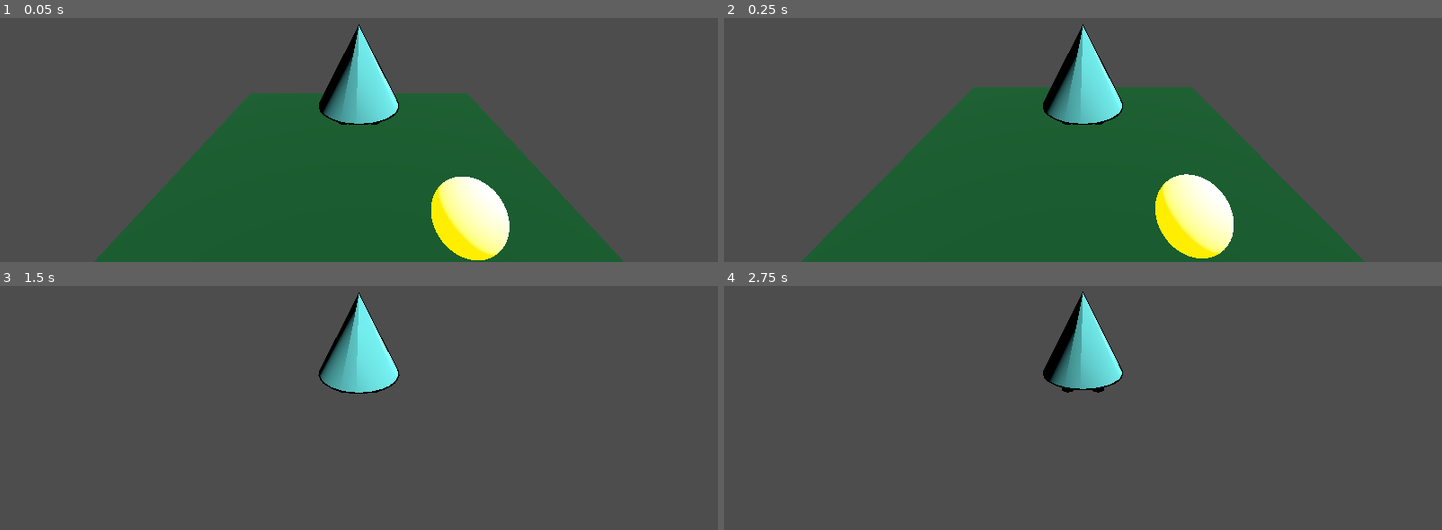
Above: before the commit, frames 1-4 (two rows, left to right).
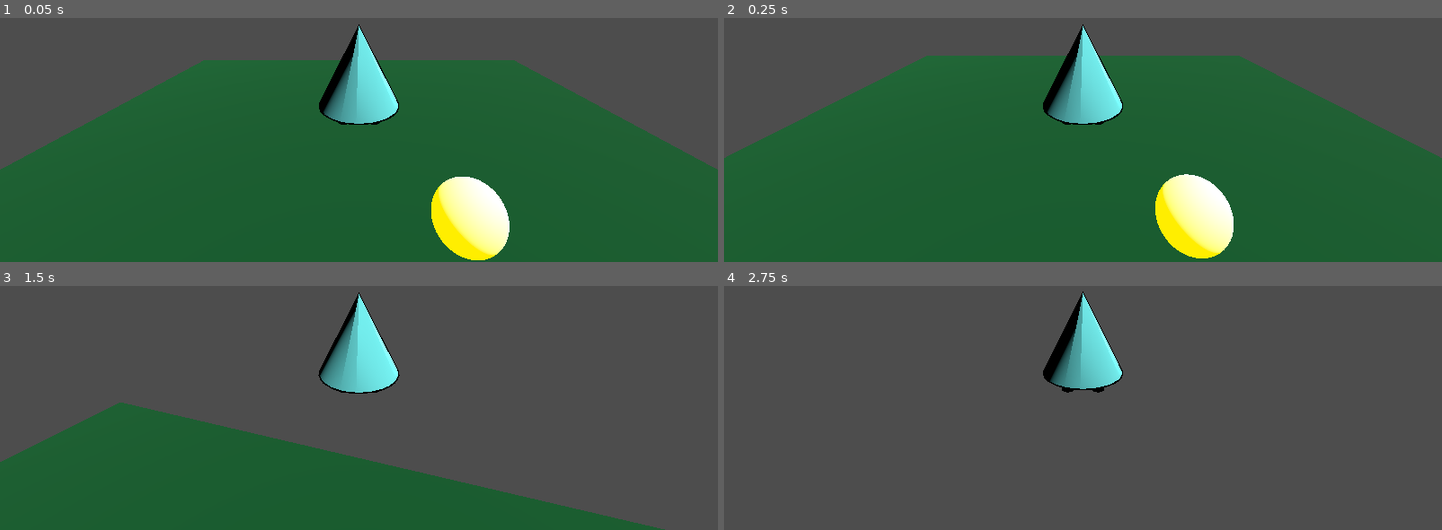
Above: after the commit, the same moments.

Repository: lucassutherland/GodotJam2
Game: Godot game, scene res://scenes/main.tscn
Same seed, same stepped clock (60 frames per second), same inputs: the game is played once before the commit and once after it.
Inputs (mouse positions are in pixels of both pictures, inside the frame that each line leads up to):
- Up to frame 1 (0.05 s): no input
- Up to frame 2 (0.25 s): no input
- Up to frame 3 (1.5 s): move the mouse to (394, 327) at 0.52 s; hold W (forward) from 0.53 s (still down); tap Space (jump) at 0.77 s; move the mouse to (323, 329) at 1.27 s
- Up to frame 4 (2.75 s): keep holding W (forward); tap Space (jump) at 1.52 s; move the mouse to (1097, 322) at 2.02 s

The runs differ from the first frame. In frame 1, 33% of the frame differs, in the area x 0-100%, y 17-100%; in frame 2, 33%; in frame 3, 27%; in frame 4, nothing differs.

Commit message:
fixing git

Diff:
--- a/scenes/main.tscn
+++ b/scenes/main.tscn
@@ -27,7 +27,7 @@
 shape = SubResource("BoxShape3D_sgp6g")
 
 [node name="MeshInstance3D" type="MeshInstance3D" parent="Ground"]
-transform = Transform3D(10, 0, 0, 0, 1, 0, 0, 0, 10, 0, 0, 0)
+transform = Transform3D(20, 0, 0, 0, 1, 0, 0, 0, 20, 0, 0, 0)
 mesh = SubResource("BoxMesh_o5qli")
 surface_material_override/0 = SubResource("StandardMaterial3D_0wfyh")
 
Not shown: 1 places in scenes/main.tscn that only renumber resources
